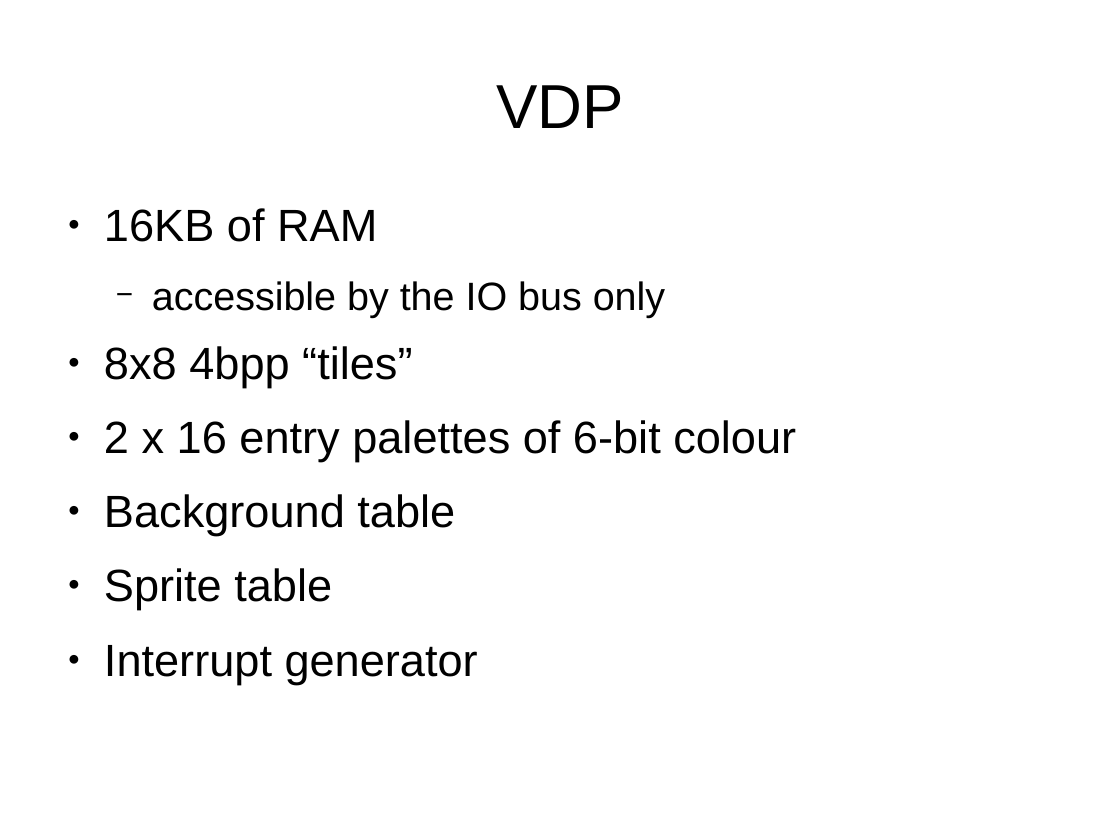
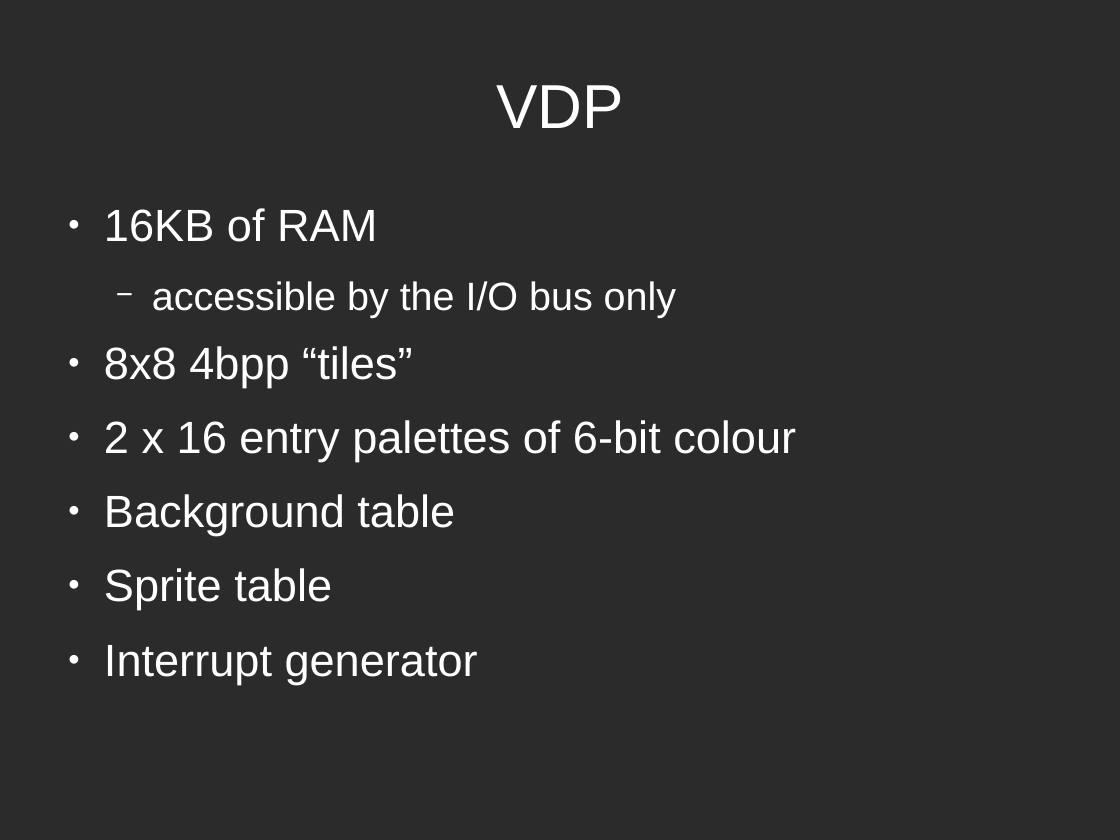
Before and after one commit to mattgodbolt/miracle-sms-emulator, a slide deck: slide 16 of emulating.odp (slide 17 before the commit). Drawn at 1120x840 pixels with LibreOffice and Linux fonts; fonts in the diff are those of the drawing; background and template pictures are left out; a plain dark background stands for a picture behind light text. Boxes give left, top, right and bottom in pixels: in the first picture for what was removed or moved away, otherwise in the second. Text is boxed around its words. In the diff, an @@ line names an element or a change of style, - is before the commit and + after.

```diff
--- a/emulating.odp
+++ b/emulating.odp
@@ background #FFFFFF to picture (left out) @@
@@ title "VDP" at (496,85,624,128): text colour #000000 to #FFFFFF @@
@@ text at (104,208,796,684): text colour #000000 to #FFFFFF in "16KB of RAM", "8x8 4bpp “tiles”", "2 x 16 entry palettes of 6-bit ...", "Background table" and 2 more places; bullet colour #000000 to #FFFFFF @@
@@ text at (152,281,676,318): text changed; text colour #000000 to #FFFFFF @@
-  − accessible by the IO bus only
+  − accessible by the I/O bus only
```
Also in this commit, not shown: 35 other slides changed, 2 slides removed, 2 other files.
